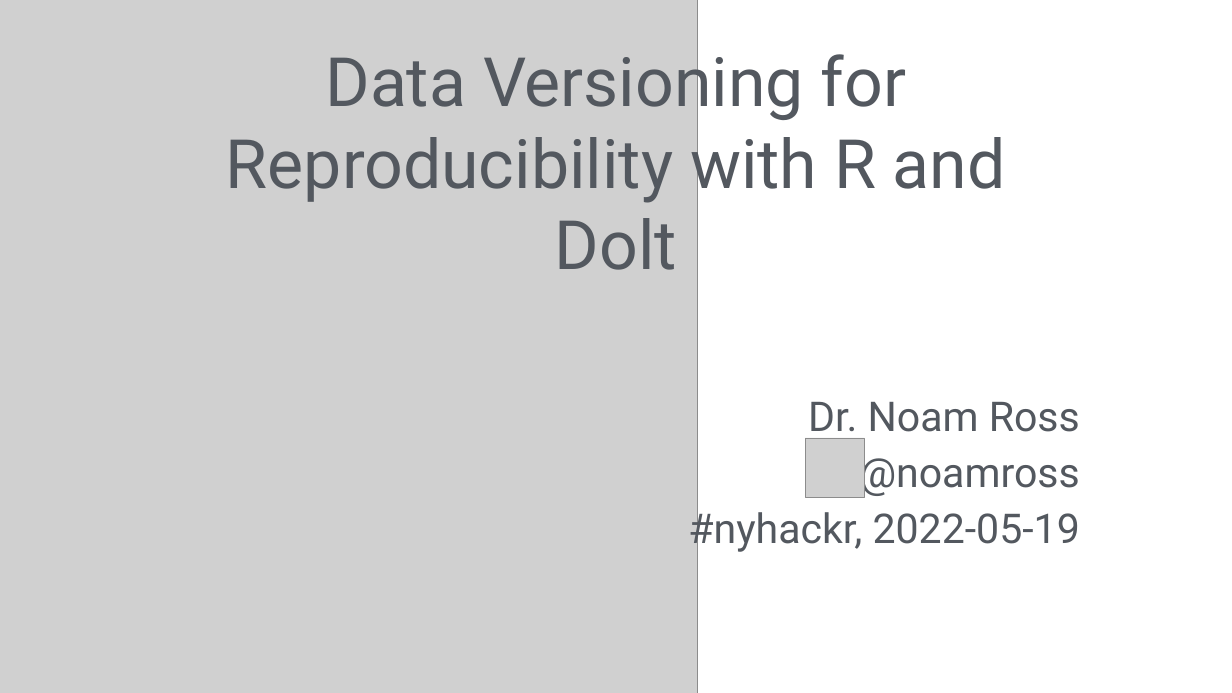
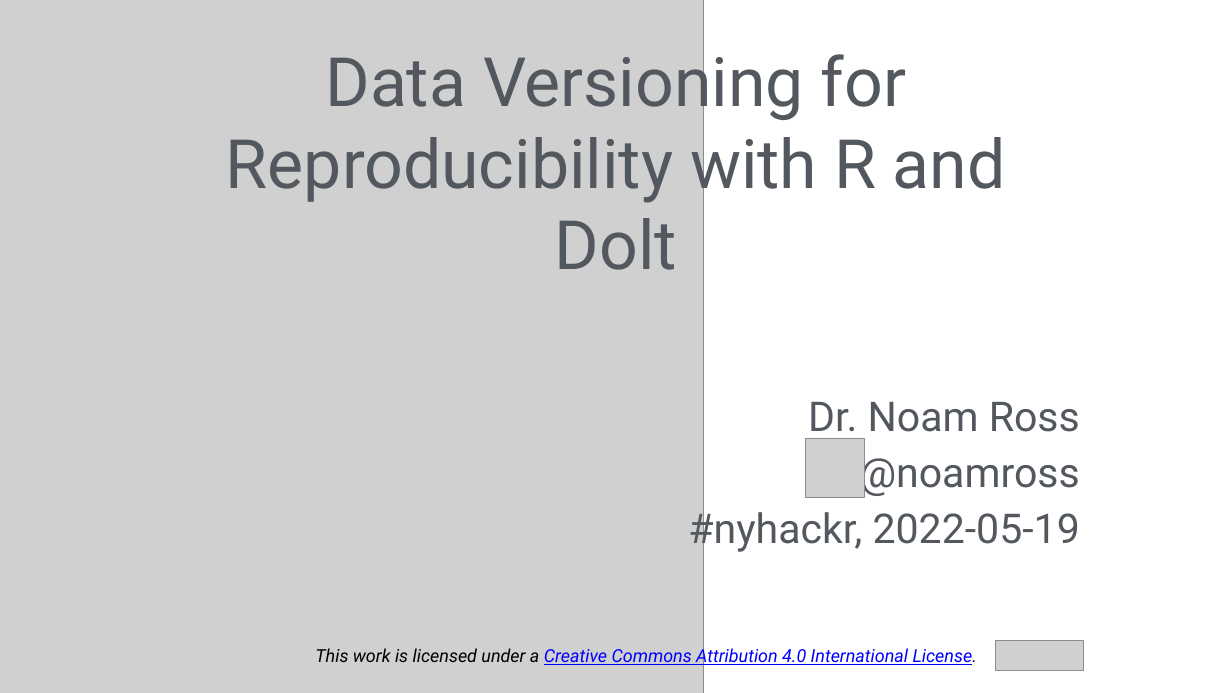
Before and after one commit to noamross/nyhackr-doltr-2022-05-19, a slide deck: slide 1 of nyhackr-doltr-2022-05-19.pptx. Drawn at 1232x693 pixels with LibreOffice and Linux fonts; fonts in the diff are those of the drawing; grey boxes stand for pictures. Boxes give left, top, right and bottom in pixels: in the first picture for what was removed or moved away, otherwise in the second. Text is boxed around its words. In the diff, an @@ line names an element or a change of style, - is before the commit and + after.

Commit message:
Add licenses

```diff
--- a/nyhackr-doltr-2022-05-19.pptx
+++ b/nyhackr-doltr-2022-05-19.pptx
@@ picture: place and size @@
-picture at bbox=[0, 0, 697, 693]
+picture at bbox=[0, 0, 703, 693]
@@ text added at bbox=[315, 646, 977, 668], 28 pt, text #0000FF, italic, underline @@
+This work is licensed under a Creative Commons Attribution 4.0 International License.
@@ picture added at bbox=[995, 641, 1083, 671] @@
```
Also in this commit, not shown: 2 other files.
